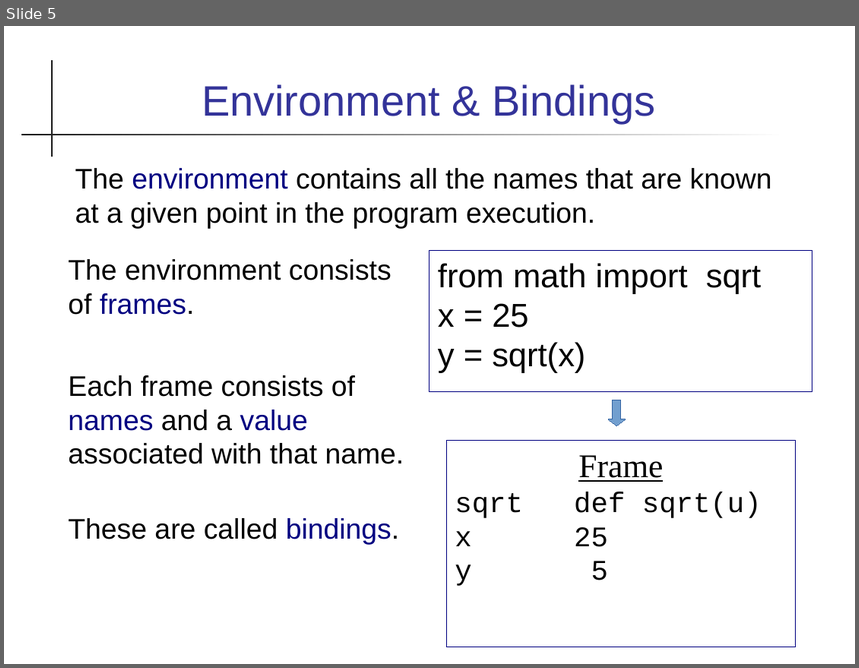
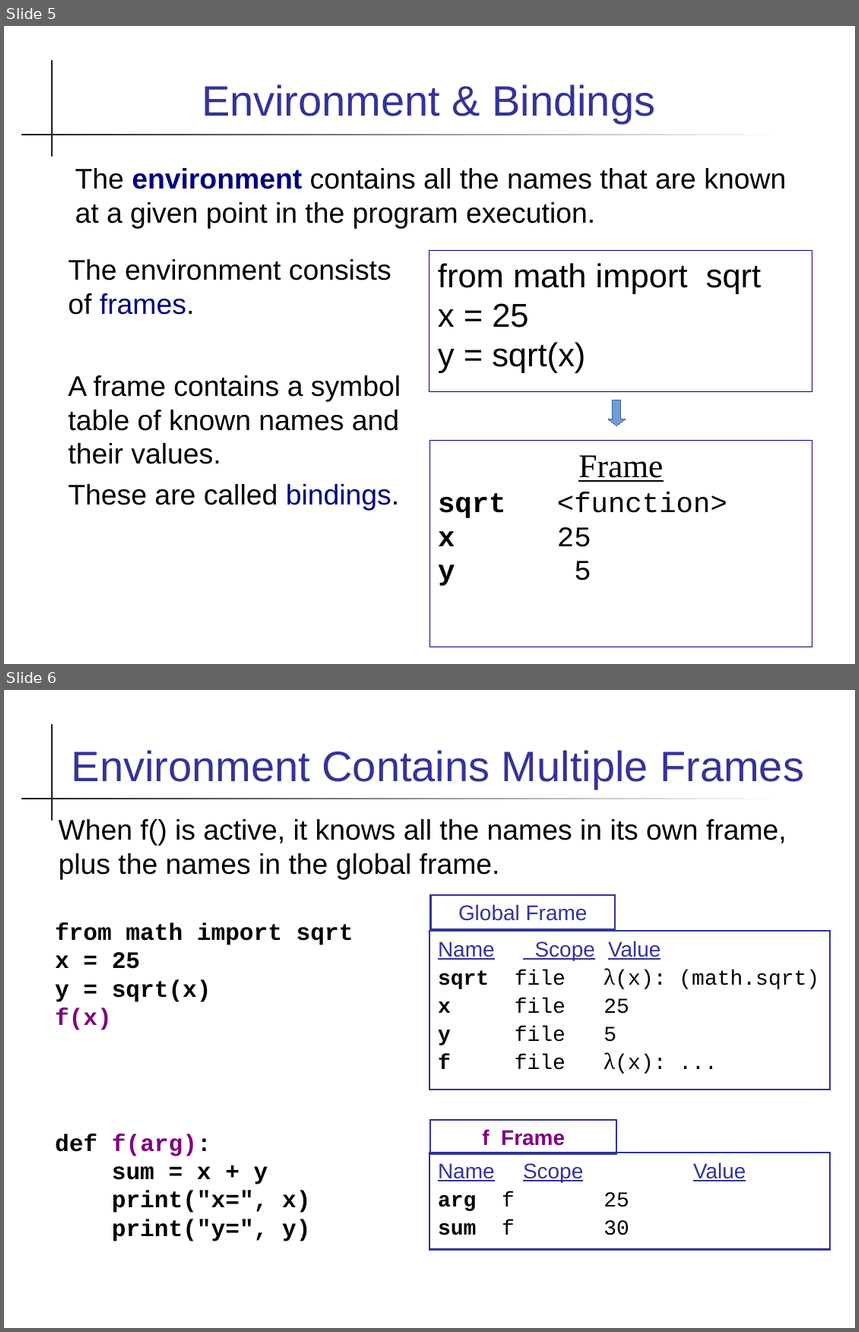
Before and after one commit to cpske/Prog2, a slide deck: functional/Functional-Programming.pptx. Shown one above the other, each under a label of ours: slide 5 before the commit, slides 5 and 6 after it. The pictures are 859x668 and 859x1332 pixels, drawn with LibreOffice and Linux fonts; fonts in the diff are those of the drawing. Boxes give left, top, right and bottom in pixels: in the first picture for what was removed or moved away, otherwise in the second. Text is boxed around its words. In the diff, an @@ line names an element or a change of style, - is before the commit and + after.

Commit message:
add feedback & presentation on functional prog.

```diff
--- a/functional/Functional-Programming.pptx
+++ b/functional/Functional-Programming.pptx
@@ slide 6 added at [4, 690, 855, 1328], background #FFFFFF; not listed: 2 template elements that a slide beside it also shows @@
@@ text added at [72, 750, 804, 789], 36 pt, text #333399 @@
+Environment Contains Multiple Frames
@@ text added at [59, 819, 787, 880], 24 pt, text #000000 @@
+When f() is active, it knows all the names in its own frame, plus the names in the global frame.
@@ freeform shape added at [430, 895, 615, 929], outline #333399 1.5 pt, 18 pt, text #333399 @@
+Global Frame
@@ text added at [55, 923, 354, 1030], 20 pt, text #000000, bold @@
+from math import sqrt
+x = 25
+y = sqrt(x)
+f(x)
@@ freeform shape added at [430, 931, 831, 1090], outline #333399 1.5 pt, 18 pt, text #000000 @@
+Name Scope Value
+sqrt file λ(x): (math.sqrt)
+x file 25
+y file 5
+f file λ(x): ...
@@ freeform shape added at [430, 1120, 617, 1154], outline #333399 1.5 pt, 18 pt, text #800080, bold @@
+f Frame
@@ text added at [55, 1134, 310, 1242], 20 pt, text #000000, bold @@
+def f(arg):
+sum = x + y
+print("x=", x)
+print("y=", y)
@@ freeform shape added at [430, 1153, 831, 1250], outline #333399 1.5 pt, 18 pt, text #333399, underline @@
+Name Scope Value
+arg f 25
+sum f 30
@@ slide 5 changed as well @@
@@ text "The environment contains all the ..." at [75, 168, 786, 229]: bold on in "environment" @@
@@ text at [68, 376, 401, 465]: text changed @@
-Each frame consists of names and a value associated with that name.
+A frame contains a symbol table of known names and their values.
@@ rectangle "Frame": place and size @@
-rectangle "Frame" at [446, 440, 796, 648]
+rectangle "Frame" at [430, 440, 813, 648]
@@ text in rectangle at [438, 492, 728, 518]: text changed @@
-sqrt def sqrt(u)
+sqrt <function>
@@ text in rectangle at [557, 528, 591, 581]: bold on in "x", "y" @@
```
Also in this commit, not shown: 3 other slides changed, 20 other slides added, 2 slides removed, 4 other files.
